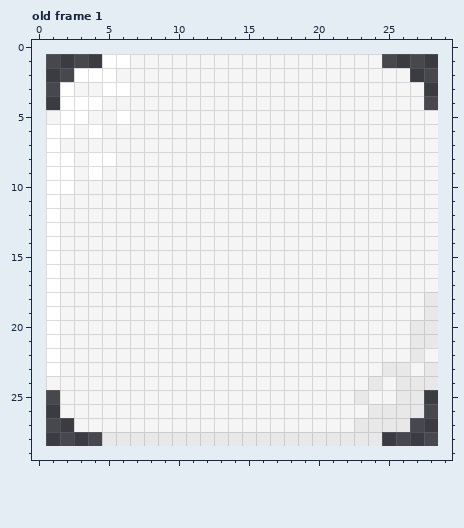
Edited in one commit: pixel-art file (Assets/Sprites/UI/UI_Panel.aseprite). The first picture shows the starting point.
28x28 pixels, 1 frame. Shown: old frame 1. The old version is drawn lined up with the new one, on the new canvas. The commit also changed other frames, which this record leaves out.
After the commit:
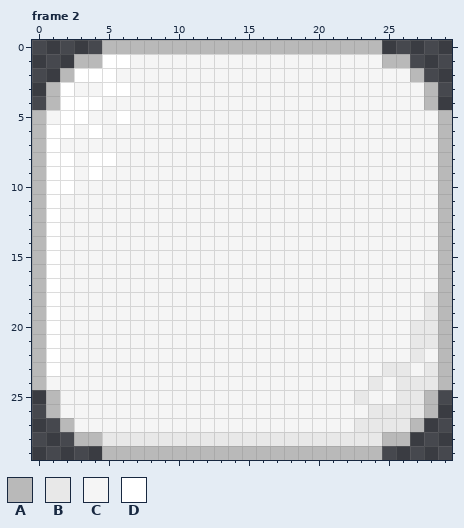
Palette (. is transparent): A #b9b9b9  B #e8e8e8  C #f5f5f5  D #ffffff
A new or re-ordered frame is compared with the old frame closest to it.
Change:
canvas 28x28 -> 30x30, the old top-left corner now at 1,1
frames 1 -> 3
Changed rows in their new state; - is an unchanged pixel.
Frame 2 is new; against old frame 1:
first column x 0:
 0 -----AAAAAAAAAAAAAAAAAAAA-----
 1 ---AA--------------------AA---
 2 --A------------------------A--
 3 -A--------------------------A-
 4 -A--------------------------A-
 5 A----------------------------A
 6 A----------------------------A
 7 A----------------------------A
 8 A----------------------------A
 9 A----------------------------A
10 A----------------------------A
11 A----------------------------A
12 A----------------------------A
13 A----------------------------A
14 A----------------------------A
15 A----------------------------A
16 A----------------------------A
17 A----------------------------A
18 A----------------------------A
19 A----------------------------A
20 A----------------------------A
21 A----------------------------A
22 A----------------------------A
23 A----------------------------A
24 A----------------------------A
25 -A--------------------------A-
26 -A--------------------------A-
27 --A------------------------A--
28 ---AA--------------------AA---
29 -----AAAAAAAAAAAAAAAAAAAA-----
Boxes around the changes in both pictures, in picture pixels (x1, y1, x2, y2):
added: (32, 40, 452, 460)
